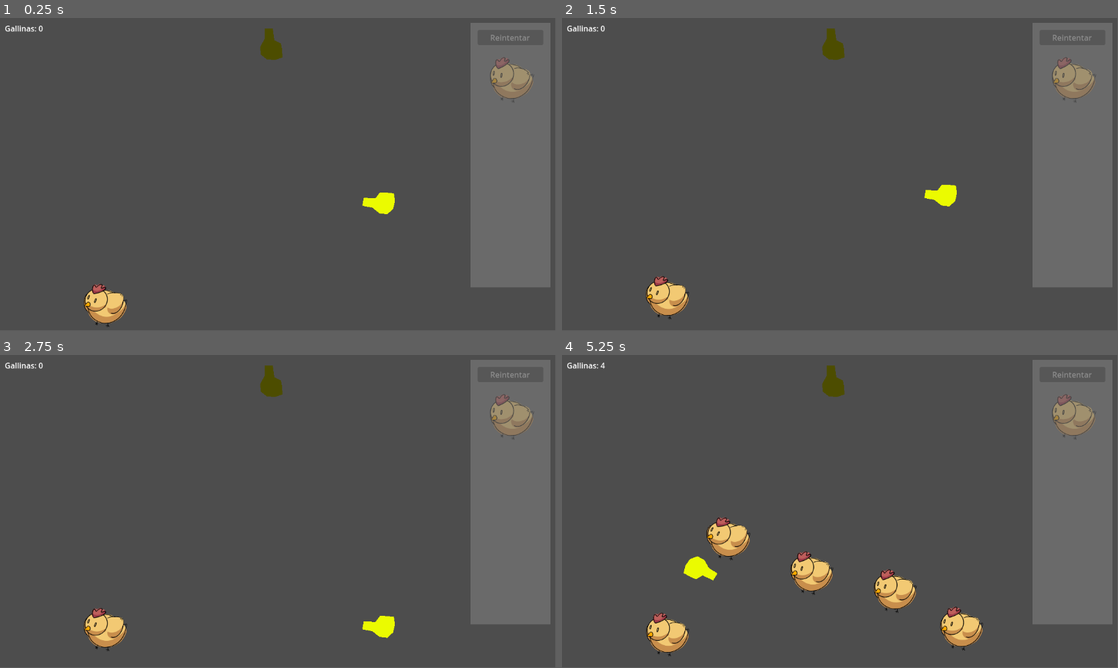
Above: before the commit, frames 1-4 (two rows, left to right).
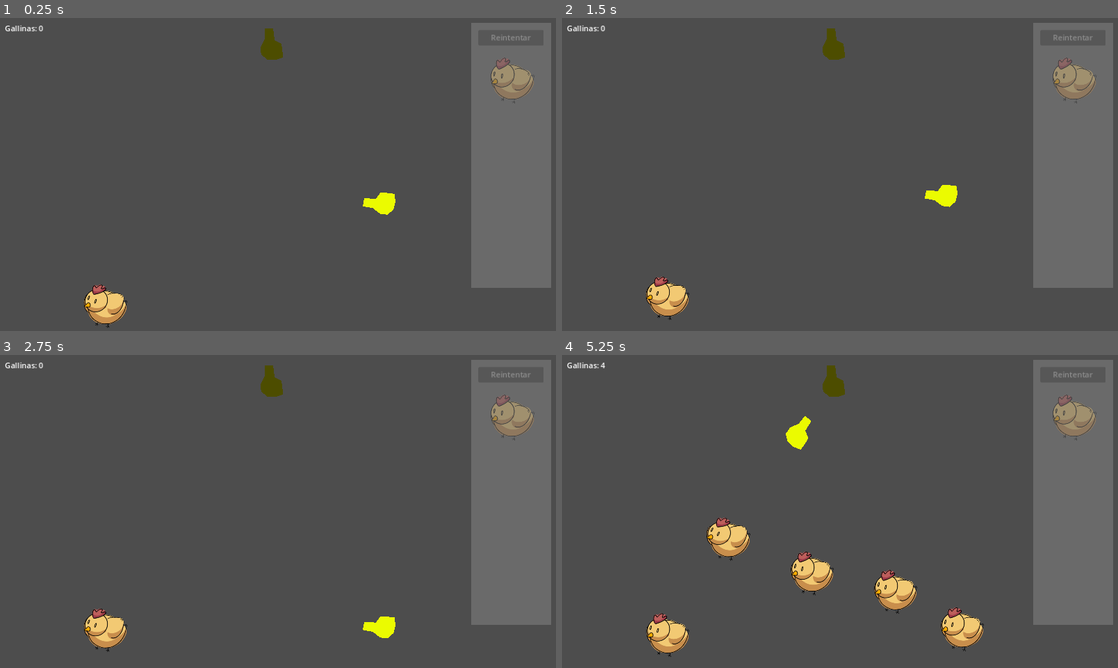
Above: after the commit, the same moments.

Repository: JuanFdS/ggj2024
Game: Godot game, scene res://Habitacion.tscn
Same seed, same stepped clock (60 frames per second), same inputs: the game is played once before the commit and once after it.
Inputs (mouse positions are in pixels of both pictures, inside the frame that each line leads up to):
- Up to frame 1 (0.25 s): no input
- Up to frame 2 (1.5 s): click "Reintentar" at 0.5 s; click "Reintentar" at 1.25 s
- Up to frame 3 (2.75 s): click "Reintentar" at 2 s
- Up to frame 4 (5.25 s): tap Enter at 2.75 s; move the mouse to (962, 495) at 2.77 s; hold Up (ui_up) 2.78-3.53 s; click (962, 495) at 2.92 s; move the mouse to (728, 527) at 3.52 s; hold Down (ui_down) 3.53-4.28 s; click (728, 527) at 3.67 s; move the mouse to (895, 442) at 4.27 s; hold Up (ui_up) from 4.28 s (still down); click (895, 442) at 4.42 s; move the mouse to (812, 574) at 5.02 s; click (812, 574) at 5.17 s
In our replay, the window is 799x449 before the commit and 800x450 after it. These sizes can differ from the game's own. Grey fills any space a smaller window leaves; there, only what the larger window draws over its background counts as a difference.

The runs differ from the first frame. In frame 1, 0.8% of the frame differs, in the area x 0-100%, y 1-99%; in frame 2, 0.8%; in frame 3, 0.8%; in frame 4, 2.3%, in the area x 0-100%, y 1-97%.

Commit message:
Funciona poner cosas aun al resizear la ventana

Diff:
--- a/Habitacion.gd
+++ b/Habitacion.gd
@@ -4,6 +4,7 @@
 
 var ultima_posicion_cursor: Vector2
 var velocidad_cursor: Vector2
+@onready var original_windows_size: Vector2 = get_viewport().size
 
 func _ready():
 	%BotonReiniciar.pressed.connect(func():
@@ -17,12 +18,14 @@
 		%Mensajito.text = "¡Ganaste!"
 
 	var posicion_actual_cursor = get_viewport().get_mouse_position()
+
 	velocidad_cursor = (posicion_actual_cursor - ultima_posicion_cursor) / delta
 	ultima_posicion_cursor = posicion_actual_cursor
 
 func _unhandled_input(event):
 	if event is InputEventMouseButton and event.is_pressed() and event.button_index == MouseButton.MOUSE_BUTTON_LEFT and not event.is_echo():
-		var posicion_cursor = event.global_position / get_viewport().get_camera_2d().zoom
+		var viewport_scale = original_windows_size / Vector2(get_viewport().size)
+		var posicion_cursor = event.global_position / get_viewport().get_camera_2d().zoom * viewport_scale
 		var nueva_cosa = EstadoDelJuego.spawnear_cosa()
 
 		agregar_en(posicion_cursor, nueva_cosa)
--- a/project.godot
+++ b/project.godot
@@ -18,6 +18,10 @@
 [autoload]
 
 EstadoDelJuego="*res://EstadoDelJuego.tscn"
+
+[display]
+
+window/stretch/mode="canvas_items"
 
 [editor]
 
